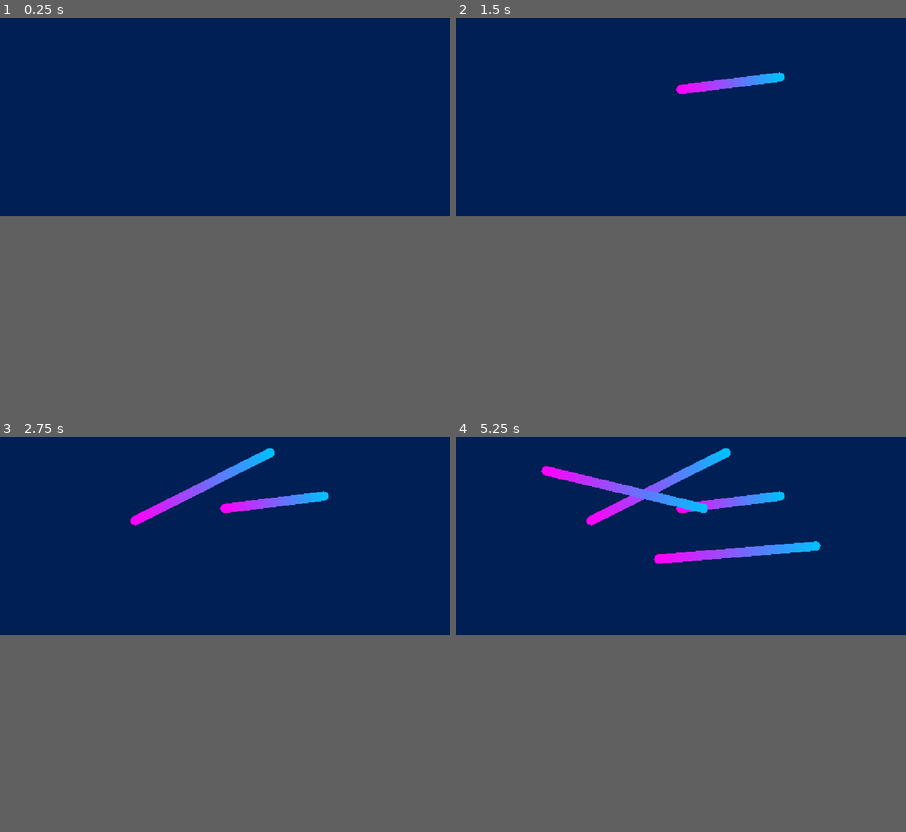
Above: before the commit, frames 1-4 (two rows, left to right).
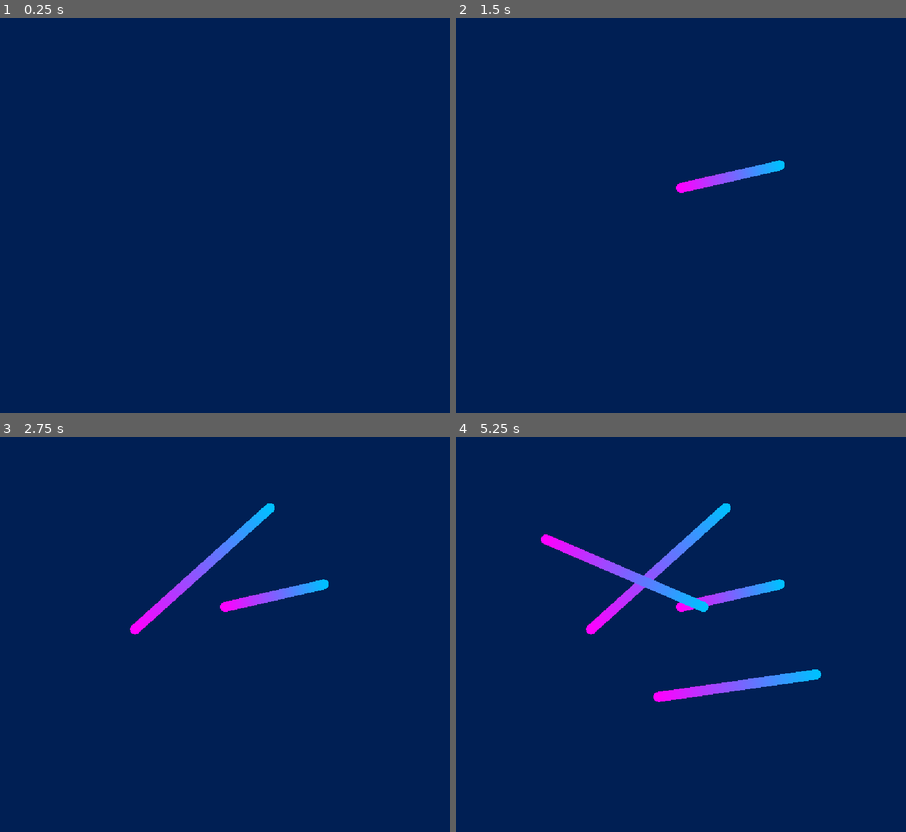
Above: after the commit, the same moments.

Repository: beaflowers/IndependentStudy
Game: Godot game, scene res://drawboard.tscn
The game is run twice, just before and just after one commit, with the same random seed, the same clock (stepped at 60 frames per second) and the same inputs.
Inputs (mouse positions are in pixels of both pictures, inside the frame that each line leads up to):
- Up to frame 1 (0.25 s): no input
- Up to frame 2 (1.5 s): tap Enter at 0.5 s; move the mouse to (780, 77) at 0.52 s; click (780, 77) at 0.67 s; tap Space at 1.25 s; move the mouse to (591, 100) at 1.27 s; click (591, 100) at 1.42 s
- Up to frame 3 (2.75 s): tap Enter at 2 s; move the mouse to (270, 452) at 2.02 s; click (270, 452) at 2.17 s
- Up to frame 4 (5.25 s): tap Space at 2.75, 4.25 s; move the mouse to (658, 559) at 2.77 s; click (658, 559) at 2.92 s; tap Enter at 3.5 s; move the mouse to (816, 547) at 3.52 s; click (816, 547) at 3.67 s; move the mouse to (546, 468) at 4.27 s; click (546, 468) at 4.42 s; move the mouse to (703, 508) at 5.02 s; click (703, 508) at 5.17 s
In our replay, the window is 800x450 before the commit and 800x800 after it. These sizes can differ from the game's own. Grey fills any space a smaller window leaves; there, only what the larger window draws over its background counts as a difference.

The runs differ from the first frame. In frame 1, only the window size differs. In frame 2, 1.2% of the frame differs, in the area x 48-73%, y 13-45%; in frame 3, 3.1%; in frame 4, 6.3%, in the area x 18-82%, y 2-68%.

Commit message:
changed line fall behavior
lines only fall when they are over a certain size now. adds a certain amount of stickiness to the original drawing, makes it feel more real.

size of drawing zone and brush need to be tweaked...

scroll wheel could change size of brush?

other toggle mode should ??? maybe wipe screen? wipe screen and sometimes become erase to something else?

Diff:
--- a/Needles/needle-controller/Draw.gd
+++ b/Needles/needle-controller/Draw.gd
@@ -3,6 +3,8 @@
 @onready var _lines: Node2D = $Line2D
 
 const GRAVITY = 1500.0
+const FALL_LENGTH = 300.0 #pieces shorter than this will fall
+
 var ERASE_RADIUS = 16
 var _erase_origin: Vector2
 var _erase_armed: bool = false
@@ -12,6 +14,12 @@
 
 func _ready() -> void:
 	_new_line()
+
+func _piece_length(pts: PackedVector2Array) -> float:
+	var total := 0.0
+	for i in range(pts.size() - 1):
+		total += pts[i].distance_to(pts[i+1])
+	return total
 
 func _new_line() -> void:
 	_current_line = Line2D.new()
@@ -70,9 +78,11 @@
 			new_line.end_cap_mode = Line2D.LINE_CAP_ROUND
 			new_line.joint_mode = Line2D.LINE_JOINT_ROUND
 			new_line.points = piece
-			new_line.set_meta("velocity", Vector2.ZERO)
 			_lines.add_child(new_line)
-			_falling.append(new_line)
+
+			if _piece_length(piece) < FALL_LENGTH:
+				new_line.set_meta("velocity", Vector2.ZERO)
+				_falling.append(new_line)
 
 		line.queue_free()
 
@@ -88,7 +98,7 @@
 	if event is InputEventMouseMotion:
 		if _erase:
 			if not _erase_armed and event.position.distance_to(_erase_origin) > ERASE_RADIUS * 2.0:
-				_erase_armed = true          # only ever turns on here
+				_erase_armed = true          # erase turns on when double size of erase radius away from click position
 			if _erase_armed:
 				_erase_at(event.position)
 		else:
--- a/Needles/needle-controller/project.godot
+++ b/Needles/needle-controller/project.godot
@@ -17,6 +17,8 @@
 
 [display]
 
+window/size/viewport_width=1080
+window/size/viewport_height=1080
 window/stretch/mode="canvas_items"
 window/stretch/aspect="expand"
 
